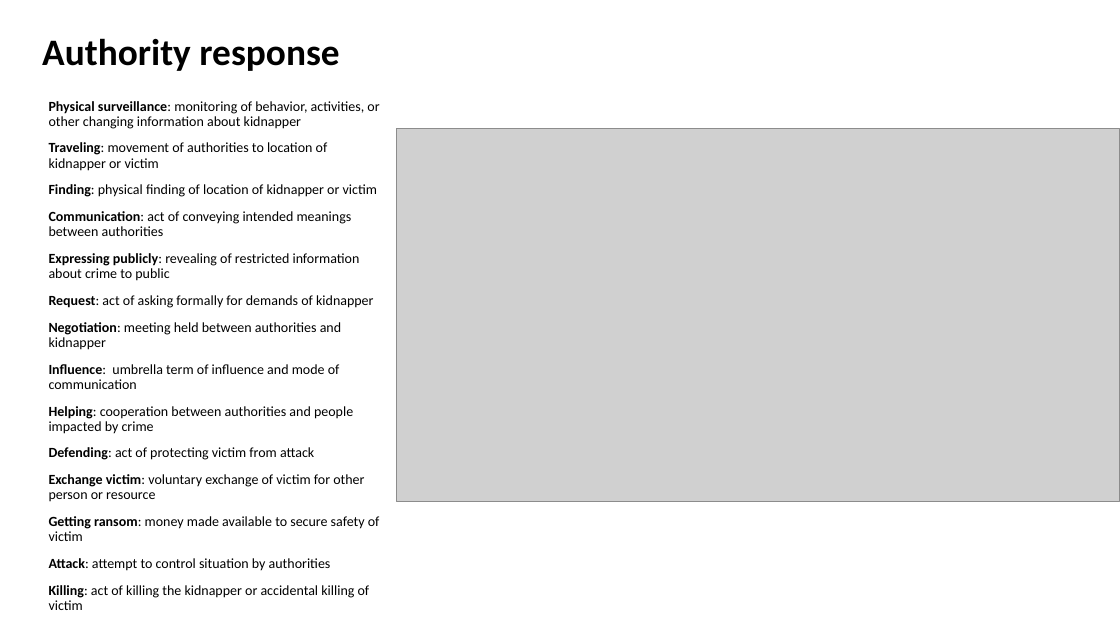
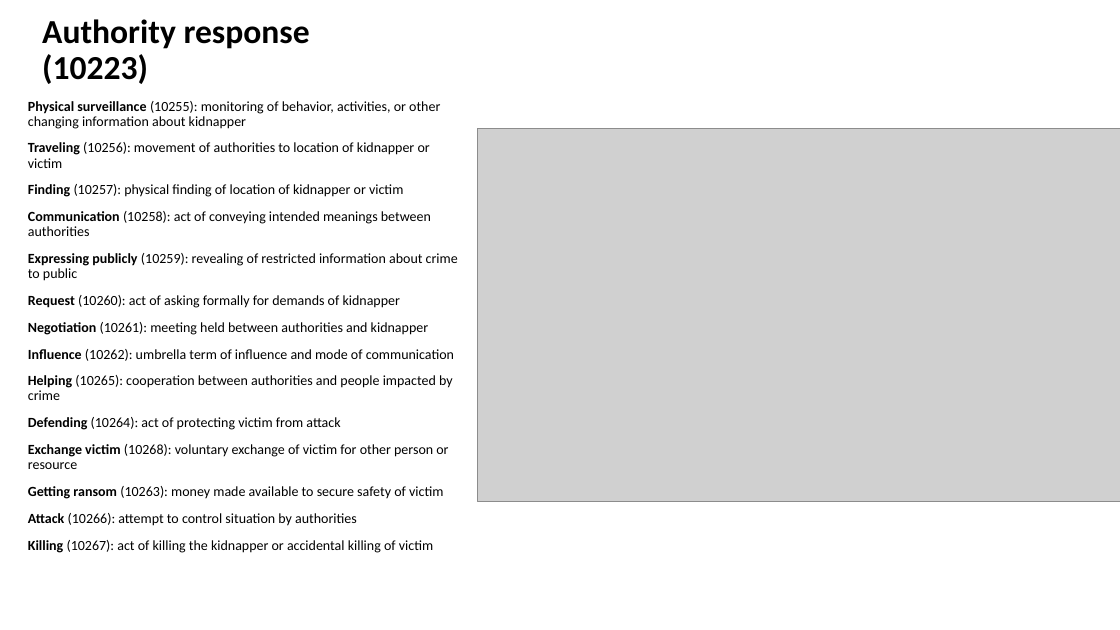
Before and after one commit to RESIN-KAIROS/schemalib, a slide deck: slide 7 of hrf/kidnapping.pptx. Drawn at 1120x630 pixels with LibreOffice and Linux fonts; fonts in the diff are those of the drawing; grey boxes stand for pictures. Boxes give left, top, right and bottom in pixels: in the first picture for what was removed or moved away, otherwise in the second. Text is boxed around its words. In the diff, an @@ line names an element or a change of style, - is before the commit and + after.

```diff
--- a/hrf/kidnapping.pptx
+++ b/hrf/kidnapping.pptx
@@ title at (x1=42, y1=19, x2=310, y2=84): text changed; size 32 to 28.8 pt @@
-Authority response
+Authority response (10223)
@@ text at (x1=28, y1=101, x2=458, y2=553): text changed @@
-Physical surveillance: monitoring of behavior, activities, or other changing information about kidnapper
-Traveling: movement of authorities to location of kidnapper or victim
-Finding: physical finding of location of kidnapper or victim
-Communication: act of conveying intended meanings between authorities
-Expressing publicly: revealing of restricted information about crime to public
-Request: act of asking formally for demands of kidnapper
-Negotiation: meeting held between authorities and kidnapper
-Influence: umbrella term of influence and mode of communication
-Helping: cooperation between authorities and people impacted by crime
-Defending: act of protecting victim from attack
-Exchange victim: voluntary exchange of victim for other person or resource
-Getting ransom: money made available to secure safety of victim
-Attack: attempt to control situation by authorities
-Killing: act of killing the kidnapper or accidental killing of victim
+Physical surveillance (10255): monitoring of behavior, activities, or other changing information about kidnapper
+Traveling (10256): movement of authorities to location of kidnapper or victim
+Finding (10257): physical finding of location of kidnapper or victim
+Communication (10258): act of conveying intended meanings between authorities
+Expressing publicly (10259): revealing of restricted information about crime to public
+Request (10260): act of asking formally for demands of kidnapper
+Negotiation (10261): meeting held between authorities and kidnapper
+Influence (10262): umbrella term of influence and mode of communication
+Helping (10265): cooperation between authorities and people impacted by crime
+Defending (10264): act of protecting victim from attack
+Exchange victim (10268): voluntary exchange of victim for other person or resource
+Getting ransom (10263): money made available to secure safety of victim
+Attack (10266): attempt to control situation by authorities
+Killing (10267): act of killing the kidnapper or accidental killing of victim
@@ picture resized from (x1=397, y1=129, x2=1120, y2=502) to (x1=477, y1=129, x2=1120, y2=502) @@
```
Also in this commit, not shown: 6 other slides changed, 1 other file.
